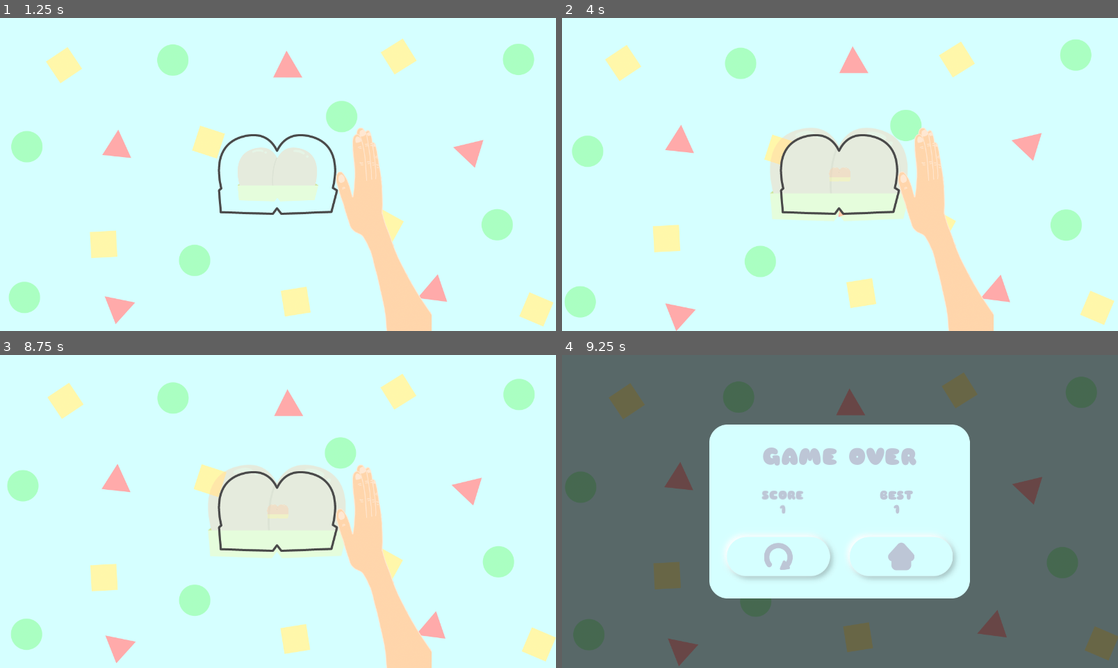
Above: before the commit, frames 1-4 (two rows, left to right).
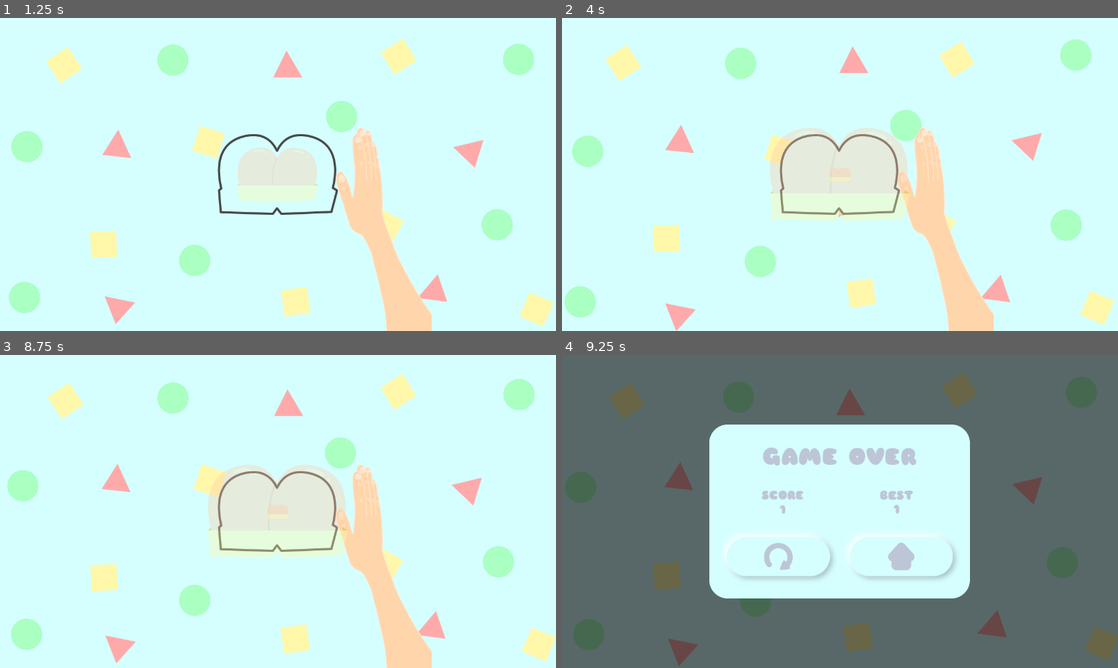
Above: after the commit, the same moments.

Repository: MikeTeok/test_butt_name
Game: Godot game, scene res://scenes/main_scene.tscn
The game is run twice, just before and just after one commit, with the same random seed, the same clock (stepped at 60 frames per second) and the same inputs.
Inputs (mouse positions are in pixels of both pictures, inside the frame that each line leads up to):
- Up to frame 1 (1.25 s): click (278, 174) at 0.5 s
- Up to frame 2 (4 s): move the mouse to (962, 158) at 1.27 s; tap Space (ui_select) at 1.52, 2.27 s; move the mouse to (728, 190) at 2.02 s; click (778, 218) at 2.75 s; move the mouse to (895, 105) at 3.52 s
- Up to frame 3 (8.75 s): click (216, 555) at 4.25 s; move the mouse to (250, 574) at 5.02 s; tap Space (ui_select) at 5.27, 6.02, 7.52 s; move the mouse to (444, 558) at 5.77 s; click (216, 555) at 6.5 s; move the mouse to (111, 464) at 7.27 s; move the mouse to (305, 511) at 8.02 s
- Up to frame 4 (9.25 s): move the mouse to (756, 433) at 8.77 s; tap Space (ui_select) at 9.02 s

Frame 1 is identical in both runs. In frame 2, 0.5% of the frame differs, in the area x 39-63%, y 37-63%; in frame 3, 0.5%; in frame 4, nothing differs.

Commit message:
add splash screen
add splash screen

Diff:
--- a/project.godot
+++ b/project.godot
@@ -12,6 +12,7 @@
 
 config/name="test_butt"
 run/main_scene="res://scenes/main_scene.tscn"
+boot_splash/image="res://sprites/splash.png"
 config/icon="res://icon.png"
 
 [autoload]
--- a/scenes/ButtBouncyEffect.tscn
+++ b/scenes/ButtBouncyEffect.tscn
@@ -88,7 +88,7 @@
 [node name="ButtBouncyEffect" type="AnimatedSprite"]
 modulate = Color( 1, 1, 1, 0 )
 frames = SubResource( 1 )
-frame = 28
+frame = 8
 playing = true
 script = ExtResource( 31 )
 
--- a/scenes/butt.tscn
+++ b/scenes/butt.tscn
@@ -32,7 +32,7 @@
 
 [node name="ButtNote" type="Node2D"]
 modulate = Color( 1, 1, 1, 0.384314 )
-scale = Vector2( 1.2, 1.2 )
+scale = Vector2( 0.200008, 0.200008 )
 script = ExtResource( 2 )
 
 [node name="Sprite" type="Sprite" parent="."]
--- a/scripts/Game.gd
+++ b/scripts/Game.gd
@@ -65,7 +65,7 @@
 	var butt_note = butt_note_scene.instance()
 	butt_note.animation_speed = self.animation_speed
 	butt_note.global_position = $"butt outline".global_position
-	butt_note.z_index = -1
+	#butt_note.z_index = -1
 	butt_note_list.append(butt_note)
 	add_child(butt_note)
 	butt_note.connect("timeout",self,"_on_butt_timeout")
Binary file added: sprites/splash.png
Not shown, added: sprites/splash.png.import
